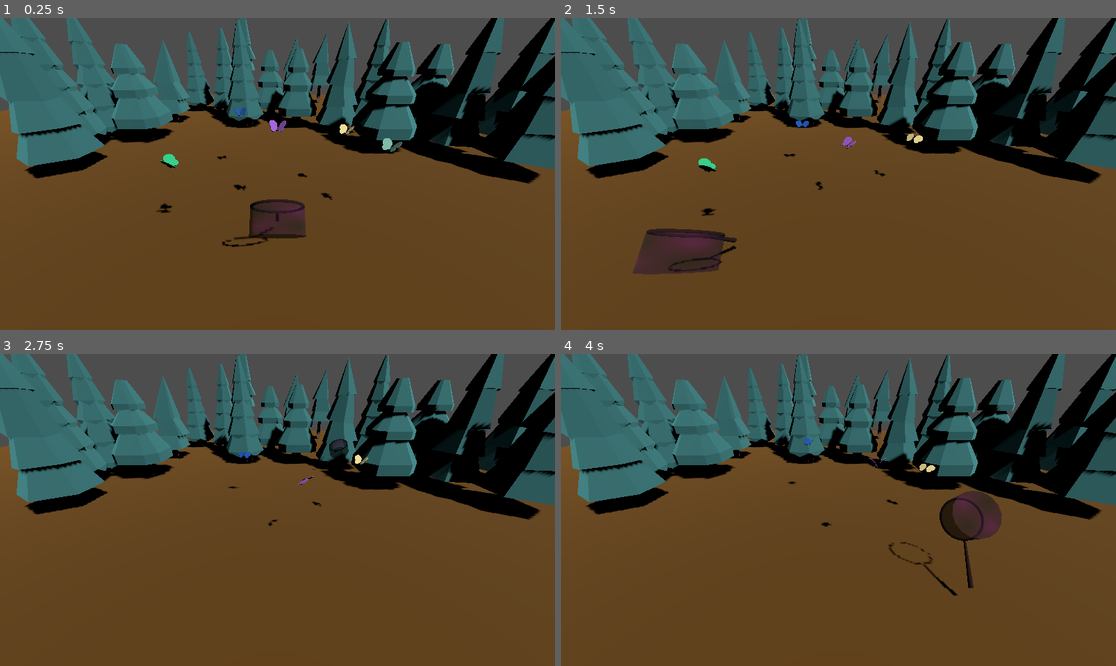
Above: before the commit, frames 1-4 (two rows, left to right).
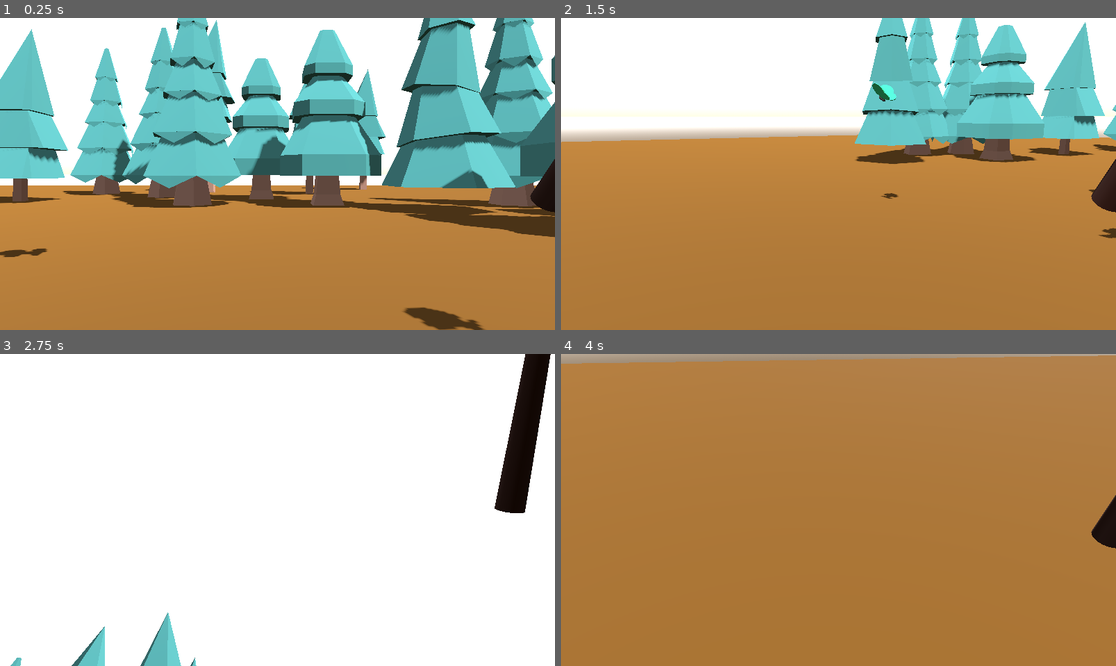
Above: after the commit, the same moments.

Repository: kmooney/ldj58
Game: Godot game, scene res://root.tscn
Two runs of this game, one before a commit and one after it. Both use one fixed random seed, a clock stepped at 60 frames per second and the inputs below.
Inputs (mouse positions are in pixels of both pictures, inside the frame that each line leads up to):
- Up to frame 1 (0.25 s): no input
- Up to frame 2 (1.5 s): tap Enter at 0.5 s; move the mouse to (960, 158) at 0.52 s; hold D (right, bound only after the commit) 0.53-1.28 s; hold Shift (running, bound only after the commit) 0.53-1.28 s; tap Space (jump, bound only after the commit) at 0.77, 1.07 s; click (960, 158) at 0.8 s; move the mouse to (727, 189) at 1.27 s; hold S (down, bound only after the commit) from 1.28 s (still down); click (727, 189) at 1.35 s
- Up to frame 3 (2.75 s): tap Space (jump, bound only after the commit) at 1.52, 1.55, 1.82, 2.1 s; move the mouse to (333, 441) at 2.02 s; release S (down, bound only after the commit) at 2.03 s; hold D (right, bound only after the commit) from 2.03 s (still down); hold Shift (running, bound only after the commit) from 2.03 s (still down); click (333, 441) at 2.17 s
- Up to frame 4 (4 s): move the mouse to (810, 572) at 2.77 s; release D (right, bound only after the commit) at 2.78 s; release Shift (running, bound only after the commit) at 2.78 s; hold W (up, bound only after the commit) 2.78-3.53 s; tap Shift (running, bound only after the commit) at 2.85 s; tap Space (jump, bound only after the commit) at 3.02, 3.32, 3.77, 3.8 s; click (810, 572) at 3.05 s; move the mouse to (1005, 556) at 3.52 s; hold A (left, bound only after the commit) from 3.53 s (still down); click (1005, 556) at 3.6 s

The runs differ from the first frame. In frame 1, 95% of the frame differs, in the area x 0-100%, y 0-100%; in frame 2, 100%; in frame 3, 99%; in frame 4, 100%.

Commit message:
it's an FPS now

Diff:
--- /dev/null
+++ b/player.gd
@@ -0,0 +1,57 @@
+extends CharacterBody3D
+
+const MOUSE_SENSITIVITY = 0.005
+const SPEED = 8.0
+const JUMP_VELOCITY = 5.5
+const BOB_AMP = 0.3
+const BOB_FREQ = 3.76
+var bob_time = 0.0
+var speed = SPEED
+
+@onready var camera = $Camera3D
+
+func _ready():
+	Input.mouse_mode = Input.MOUSE_MODE_CAPTURED
+
+func _input(event):
+	if Input.is_action_just_pressed('ui_activate'):
+		Input.set_mouse_mode(Input.MOUSE_MODE_VISIBLE)
+
+	if Input.is_action_pressed('running'):
+		speed = SPEED + SPEED * 0.33
+	else:
+		speed = SPEED
+
+	if event is InputEventMouseButton:
+		Input.mouse_mode = Input.MOUSE_MODE_CAPTURED
+
+	if event is InputEventMouseMotion:
+		rotate_y(-event.relative.x * MOUSE_SENSITIVITY)
+		camera.rotate_x(-event.relative.y * MOUSE_SENSITIVITY)
+		camera.rotation.x = clamp(camera.rotation.x, -PI/2, PI/2)
+
+func _physics_process(delta):
+	if not is_on_floor():
+		velocity += get_gravity() * delta
+
+	if Input.is_action_just_pressed("jump") and is_on_floor():
+		velocity.y = JUMP_VELOCITY
+
+	var input_dir = Input.get_vector("left", "right", "up", "down")
+	var direction = (transform.basis * Vector3(input_dir.x, 0, input_dir.y)).normalized()
+
+	if direction:
+		velocity.x = direction.x * speed
+		velocity.z = direction.z * speed
+	else:
+		velocity.x = move_toward(velocity.x, 0, speed)
+		velocity.z = move_toward(velocity.z, 0, speed)
+
+	move_and_slide()
+
+	if is_on_floor() and velocity.length() > 0.1:
+		bob_time += delta * velocity.length() * 0.5
+		camera.position.y = 0.6 + sin(bob_time * BOB_FREQ) * BOB_AMP
+	else:
+		bob_time = 0.0
+		camera.position.y = lerp(camera.position.y, 0.6, delta * 10.0)
--- a/project.godot
+++ b/project.godot
@@ -14,3 +14,46 @@
 run/main_scene="uid://vlmt1iuc45ki"
 config/features=PackedStringArray("4.5", "Forward Plus")
 config/icon="res://icon.svg"
+
+[input]
+
+up={
+"deadzone": 0.2,
+"events": [Object(InputEventKey,"resource_local_to_scene":false,"resource_name":"","device":-1,"window_id":0,"alt_pressed":false,"shift_pressed":false,"ctrl_pressed":false,"meta_pressed":false,"pressed":false,"keycode":0,"physical_keycode":87,"key_label":0,"unicode":119,"location":0,"echo":false,"script":null)
+]
+}
+down={
+"deadzone": 0.2,
+"events": [Object(InputEventKey,"resource_local_to_scene":false,"resource_name":"","device":-1,"window_id":0,"alt_pressed":false,"shift_pressed":false,"ctrl_pressed":false,"meta_pressed":false,"pressed":false,"keycode":0,"physical_keycode":83,"key_label":0,"unicode":115,"location":0,"echo":false,"script":null)
+]
+}
+left={
+"deadzone": 0.2,
+"events": [Object(InputEventKey,"resource_local_to_scene":false,"resource_name":"","device":-1,"window_id":0,"alt_pressed":false,"shift_pressed":false,"ctrl_pressed":false,"meta_pressed":false,"pressed":false,"keycode":0,"physical_keycode":65,"key_label":0,"unicode":97,"location":0,"echo":false,"script":null)
+]
+}
+right={
+"deadzone": 0.2,
+"events": [Object(InputEventKey,"resource_local_to_scene":false,"resource_name":"","device":-1,"window_id":0,"alt_pressed":false,"shift_pressed":false,"ctrl_pressed":false,"meta_pressed":false,"pressed":false,"keycode":0,"physical_keycode":68,"key_label":0,"unicode":100,"location":0,"echo":false,"script":null)
+]
+}
+jump={
+"deadzone": 0.2,
+"events": [Object(InputEventKey,"resource_local_to_scene":false,"resource_name":"","device":-1,"window_id":0,"alt_pressed":false,"shift_pressed":false,"ctrl_pressed":false,"meta_pressed":false,"pressed":false,"keycode":0,"physical_keycode":32,"key_label":0,"unicode":32,"location":0,"echo":false,"script":null)
+]
+}
+swipe={
+"deadzone": 0.2,
+"events": [Object(InputEventMouseButton,"resource_local_to_scene":false,"resource_name":"","device":-1,"window_id":0,"alt_pressed":false,"shift_pressed":false,"ctrl_pressed":false,"meta_pressed":false,"button_mask":1,"position":Vector2(276, 35),"global_position":Vector2(295, 131),"factor":1.0,"button_index":1,"canceled":false,"pressed":true,"double_click":false,"script":null)
+]
+}
+ui_activate={
+"deadzone": 0.2,
+"events": [Object(InputEventKey,"resource_local_to_scene":false,"resource_name":"","device":-1,"window_id":0,"alt_pressed":false,"shift_pressed":false,"ctrl_pressed":false,"meta_pressed":false,"pressed":false,"keycode":0,"physical_keycode":4194305,"key_label":0,"unicode":0,"location":0,"echo":false,"script":null)
+]
+}
+running={
+"deadzone": 0.2,
+"events": [Object(InputEventKey,"resource_local_to_scene":false,"resource_name":"","device":-1,"window_id":0,"alt_pressed":false,"shift_pressed":false,"ctrl_pressed":false,"meta_pressed":false,"pressed":false,"keycode":0,"physical_keycode":4194325,"key_label":0,"unicode":0,"location":0,"echo":false,"script":null)
+]
+}
--- a/root.gd
+++ b/root.gd
@@ -10,29 +10,25 @@
 var caught_bug: Node3D
 
 func _ready():
-	start_net_rot = $NetArm.rotation
+	start_net_rot = $Player/Camera3D/NetArm.rotation
 	swiping = false
 	swipe_ready = true
-	net_plane = Plane(Vector3(0,1,0),$NetArm/Net.global_position)
-	Input.set_mouse_mode(Input.MOUSE_MODE_HIDDEN)
+	net_plane = Plane(Vector3(0,1,0),$Player/Camera3D/NetArm/Net.global_position)
 
 func _input(event: InputEvent) -> void:
-	if event is InputEventKey:
-		if event.keycode == KEY_SPACE and swipe_ready:
-			swipe()
-		elif event.keycode == KEY_ESCAPE:
-			Input.set_mouse_mode(Input.MOUSE_MODE_VISIBLE)
+	if Input.is_action_just_pressed('swipe') and swipe_ready:
+		swipe()
 
 func swipe():
 	swiping = true
 	swipe_ready = false
 	var tween = get_tree().create_tween()
-	tween.tween_property($NetArm,"rotation",Vector3(deg_to_rad(-90),0,0),0.15)
+	tween.tween_property($Player/Camera3D/NetArm,"rotation",Vector3(deg_to_rad(-120),0,0),0.15)
 	tween.tween_callback(self.finish_swipe)
 
 func finish_swipe():
 	var tween = get_tree().create_tween()
-	tween.tween_property($NetArm,"rotation",start_net_rot,0.5)
+	tween.tween_property($Player/Camera3D/NetArm,"rotation",start_net_rot,0.5)
 	tween.tween_callback(self.reset_swipe)
 	swiping = false
 	if caught_bug:
@@ -52,8 +48,5 @@
 	var ray_origin: Vector3 = camera.project_ray_origin(mouse_pos)
 	var ray_normal: Vector3 = camera.project_ray_normal(mouse_pos)
 	var intersection = net_plane.intersects_ray(ray_origin,ray_normal)
-	if intersection:
-		$NetArm.position.x = intersection.x
-		$NetArm.position.z = intersection.z
 	if caught_bug:
-		caught_bug.global_position = $NetArm/Net/Ring.global_position
+		caught_bug.global_position = $Player/Camera3D/NetArm/Net/Ring.global_position
--- a/root.tscn
+++ b/root.tscn
@@ -1,10 +1,11 @@
-[gd_scene load_steps=11 format=3 uid="uid://vlmt1iuc45ki"]
+[gd_scene load_steps=16 format=3 uid="uid://vlmt1iuc45ki"]
 
 [ext_resource type="PackedScene" uid="uid://bd0mvk5xo06kk" path="res://butterfly.tscn" id="1_pq8q7"]
 [ext_resource type="Script" uid="uid://bn1xvu1mlfc0t" path="res://root.gd" id="1_vvh5c"]
 [ext_resource type="PackedScene" uid="uid://cg1okmmf1j0il" path="res://net.tscn" id="2_pyidc"]
 [ext_resource type="PackedScene" uid="uid://dv6pqckcr0c56" path="res://nature/tree_pineGroundB.glb" id="5_huihk"]
 [ext_resource type="PackedScene" uid="uid://b7ptnioqfps0n" path="res://nature/tree_pineRoundC.glb" id="6_tw3kd"]
+[ext_resource type="Script" uid="uid://xh8xvohd03k7" path="res://player.gd" id="7_bf3um"]
 [ext_resource type="PackedScene" uid="uid://bv8qwj6ktvn61" path="res://nature/tree_pineSmallA.glb" id="7_gd4vy"]
 [ext_resource type="PackedScene" uid="uid://jn1klcq6xwwv" path="res://nature/tree_pineTallB.glb" id="8_qw60f"]
 
@@ -17,6 +18,27 @@
 
 [sub_resource type="WorldBoundaryShape3D" id="WorldBoundaryShape3D_pyidc"]
 
+[sub_resource type="CapsuleShape3D" id="CapsuleShape3D_vyht1"]
+
+[sub_resource type="ProceduralSkyMaterial" id="ProceduralSkyMaterial_vyht1"]
+sky_top_color = Color(0.45296347, 0.38222435, 0.74131703, 1)
+sky_horizon_color = Color(0.84733874, 0.5936106, 0.34058902, 1)
+sky_curve = 0.130583
+sun_angle_max = 41.39
+sun_curve = 0.18467161
+energy_multiplier = 5.52
+
+[sub_resource type="Sky" id="Sky_bf3um"]
+sky_material = SubResource("ProceduralSkyMaterial_vyht1")
+
+[sub_resource type="Environment" id="Environment_huihk"]
+background_mode = 2
+background_energy_multiplier = 0.48
+sky = SubResource("Sky_bf3um")
+ambient_light_color = Color(0.827451, 1, 0, 1)
+ambient_light_energy = 4.36
+fog_light_energy = 3.41
+
 [node name="root" type="Node3D"]
 script = ExtResource("1_vvh5c")
 
@@ -28,9 +50,6 @@
 
 [node name="CollisionShape3D" type="CollisionShape3D" parent="ground"]
 shape = SubResource("WorldBoundaryShape3D_pyidc")
-
-[node name="Camera3D" type="Camera3D" parent="."]
-transform = Transform3D(1, 0, 0, 0, 0.8759617, 0.4823806, 0, -0.4823806, 0.8759617, 0, 7.7777085, 10.013793)
 
 [node name="DirectionalLight3D" type="DirectionalLight3D" parent="."]
 transform = Transform3D(0.88644606, -0.08824905, 0.45434076, -0.3776179, 0.4297045, 0.8202189, -0.26761582, -0.89864695, 0.34758547, 3.5999293, 5.560861, 0)
@@ -55,11 +74,6 @@
 [node name="Butterfly5" parent="." instance=ExtResource("1_pq8q7")]
 transform = Transform3D(0.6729996, -0.41460857, -0.61251235, -3.6937837e-09, 0.828119, -0.5605523, 0.73964286, 0.37725154, 0.5573237, 5.4378324, 4.063057, 0.7645092)
 wing_color = Color(0.54384506, 0.7948984, 0.711413, 1)
-
-[node name="NetArm" type="Node3D" parent="."]
-
-[node name="Net" parent="NetArm" instance=ExtResource("2_pyidc")]
-transform = Transform3D(-1.0000001, -6.736041e-08, -5.5725383e-08, 0, 0.63742405, -0.77051336, 8.7422784e-08, -0.77051336, -0.63742405, 0, 3.102, 2.5214543)
 
 [node name="forest" type="Node3D" parent="."]
 
@@ -123,4 +137,22 @@
 [node name="tree_pineTallB5" parent="forest" instance=ExtResource("8_qw60f")]
 transform = Transform3D(10, 0, 0, 0, 10, 0, 0, 0, 10, -15.437989, -8.463745, -21.335293)
 
-[connection signal="area_shape_entered" from="NetArm/Net" to="." method="_on_net_area_shape_entered"]
+[node name="Player" type="CharacterBody3D" parent="."]
+script = ExtResource("7_bf3um")
+
+[node name="CollisionShape3D" type="CollisionShape3D" parent="Player"]
+shape = SubResource("CapsuleShape3D_vyht1")
+
+[node name="Camera3D" type="Camera3D" parent="Player"]
+transform = Transform3D(1, 0, 0, 0, 1, 0, 0, 0, 1, 0, 1.1, 0)
+environment = SubResource("Environment_huihk")
+fov = 47.4
+near = 0.008
+
+[node name="NetArm" type="Node3D" parent="Player/Camera3D"]
+transform = Transform3D(1, 0, 0, 0, 1, 0, 0, 0, 1, 1.8, -1, -3)
+
+[node name="Net" parent="Player/Camera3D/NetArm" instance=ExtResource("2_pyidc")]
+transform = Transform3D(-1.0000001, -6.736041e-08, -5.5725383e-08, 0, 0.63742405, -0.77051336, 8.7422784e-08, -0.77051336, -0.63742405, 0, 3.102, 2.5214543)
+
+[connection signal="area_shape_entered" from="Player/Camera3D/NetArm/Net" to="." method="_on_net_area_shape_entered"]
Not shown, added: player.gd.uid
